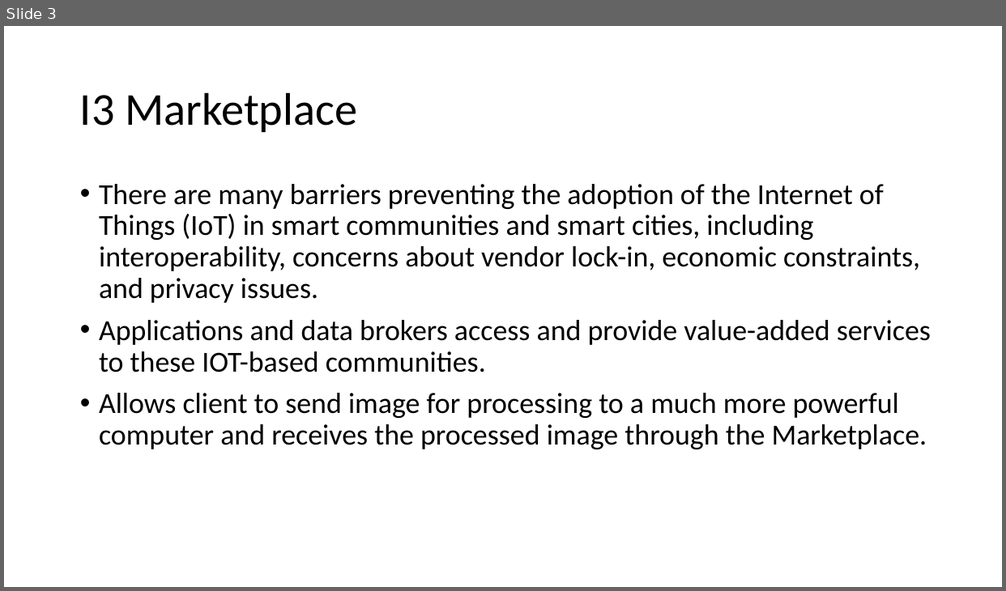
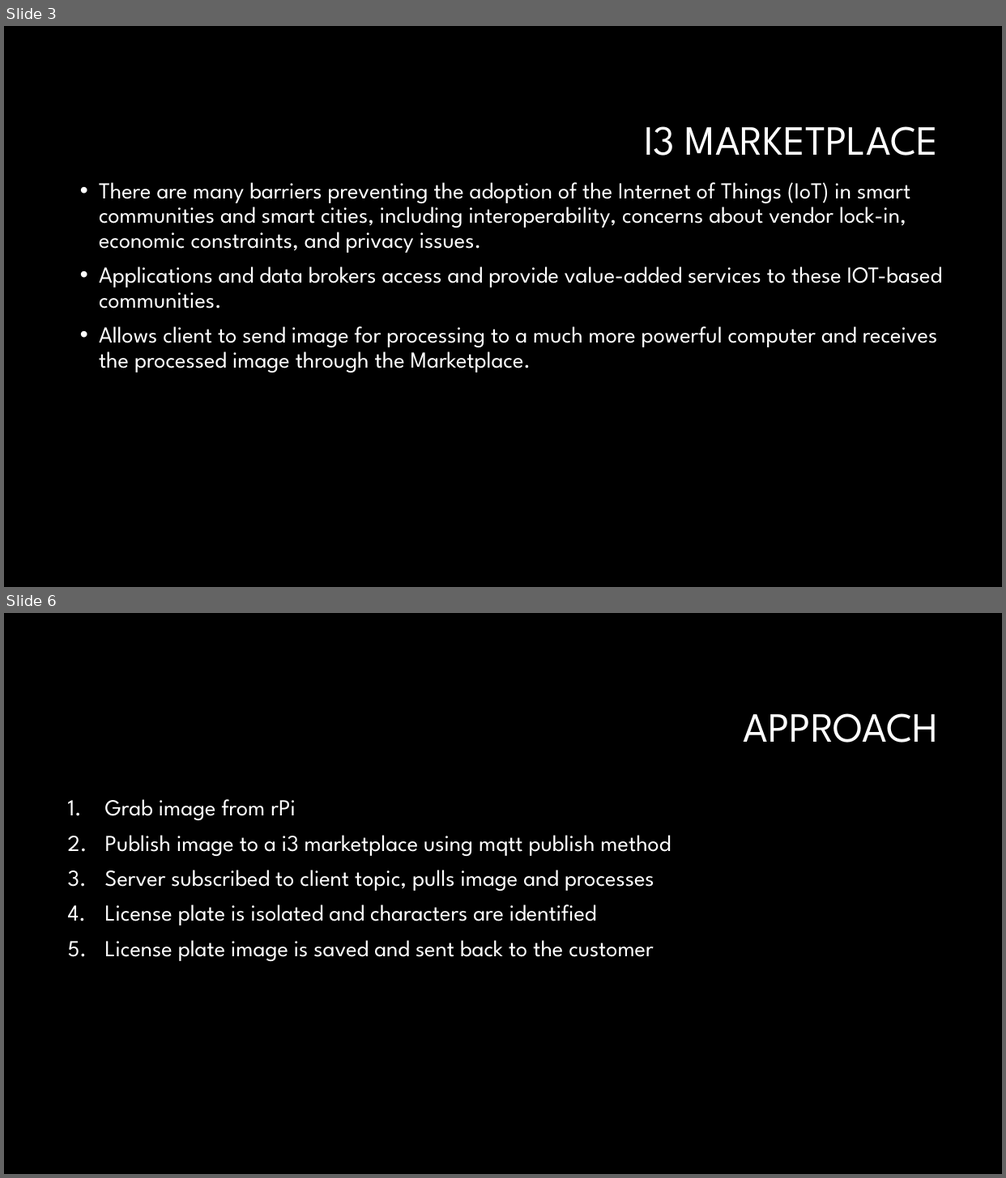
Before and after one commit to smcd253/hackIoT-2019, a slide deck: Group10-Hack-IoT 2019.pptx. Shown one above the other, each under a label of ours: slide 3 before the commit, slides 3 and 6 after it; the slides between them are not shown. The pictures are 1006x591 and 1006x1178 pixels, drawn with LibreOffice and Linux fonts; fonts in the diff are those of the drawing; background and template pictures are left out. Boxes give left, top, right and bottom in pixels: in the first picture for what was removed or moved away, otherwise in the second. Text is boxed around its words. In the diff, an @@ line names an element or a change of style, - is before the commit and + after.

```diff
--- a/Group10-Hack-IoT 2019.pptx
+++ b/Group10-Hack-IoT 2019.pptx
@@ slide 6 added at (4,613,1002,1174), background #000000 @@
@@ title added at (744,713,939,743), 40 pt, text #FFFFFF @@
+APPROACH
@@ text added at (105,799,671,961), 22 pt, text #FFFFFF @@
+1. Grab image from rPi
+2. Publish image to a i3 marketplace using mqtt publish method
+3. Server subscribed to client topic, pulls image and processes
+4. License plate is isolated and characters are identified
+5. License plate image is saved and sent back to the customer
@@ slide 3 changed as well @@
@@ background #FFFFFF to #000000 @@
@@ title at (644,126,938,156): text changed; size 44 to 40 pt; font Calibri to League Spartan; text colour #000000 to #FFFFFF @@
-I3 Marketplace
+I3 MARKETPLACE
@@ text "There are many barriers preventing ..." at (99,182,942,373): size 28 to 22 pt, font Calibri to League Spartan, text colour #000000 to #FFFFFF @@
```
Also in this commit, not shown: 3 other slides changed, 2 other slides added.
